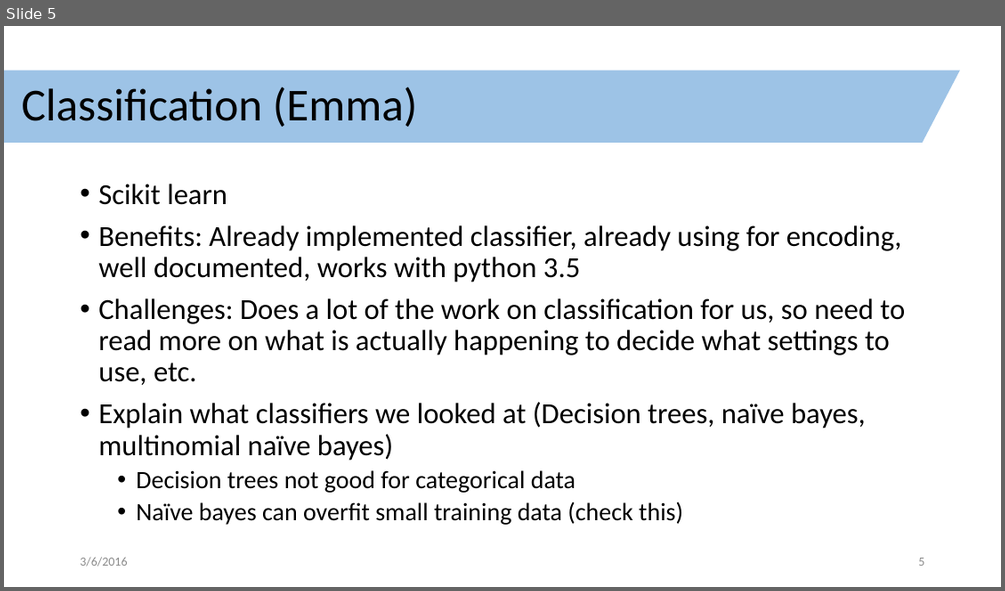
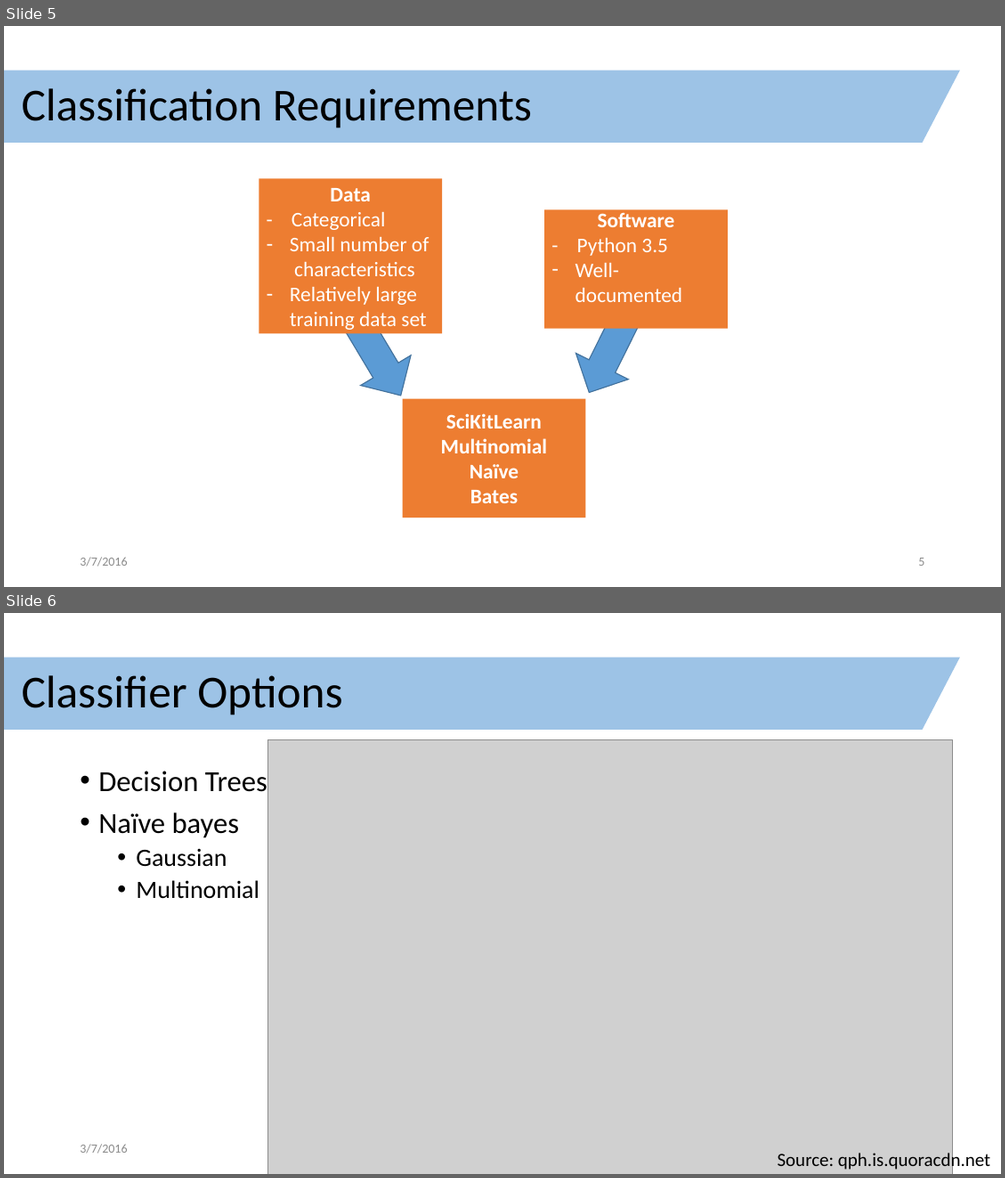
Before and after one commit to clarka34/exploringShipLogbooks, a slide deck: technology_review/technology_review.pptx. Shown one above the other, each under a label of ours: slide 5 before the commit, slides 5 and 6 after it. The pictures are 1005x591 and 1005x1178 pixels, drawn with LibreOffice and Linux fonts; fonts in the diff are those of the drawing; grey boxes stand for pictures. Boxes give left, top, right and bottom in pixels: in the first picture for what was removed or moved away, otherwise in the second. Text is boxed around its words. In the diff, an @@ line names an element or a change of style, - is before the commit and + after.

Commit message:
added draft classification slides

```diff
--- a/technology_review/technology_review.pptx
+++ b/technology_review/technology_review.pptx
@@ slide 6 added at box(4, 613, 1001, 1174), background #FFFFFF; not listed: 1 template element that a slide beside it also shows @@
@@ title added at box(22, 675, 342, 715), 44 pt, text #000000 @@
+Classifier Options
@@ picture added at box(268, 740, 952, 1174) @@
@@ text added at box(98, 771, 267, 899), 28 pt, text #000000 @@
+• Decision Trees
+• Naïve bayes
+  • Gaussian
+  • Multinomial
@@ text added at box(80, 1143, 127, 1153), 12 pt, text #8C8C8C @@
+3/7/2016
@@ text added at box(777, 1150, 990, 1171), 18 pt, text #000000 @@
+Source: qph.is.quoracdn.net
@@ slide 5 changed as well @@
@@ title at box(22, 88, 532, 128): text changed @@
-Classification (Emma)
+Classification Requirements
@@ text removed at box(98, 184, 905, 524) @@
-• Scikit learn
-• Benefits: Already implemented classifier, already using for encoding, well documented, works with python 3.5
-• Challenges: Does a lot of the work on classification for us, so need to read more on what is actually happening to decide what settings to use, etc.
-• Explain what classifiers we looked at (Decision trees, naïve bayes, multinomial naïve bayes)
-  • Decision trees not good for categorical data
-  • Naïve bayes can overfit small training data (check this)
@@ group added at box(259, 178, 728, 518): 3 rectangles, 2 right arrows @@
+Data
+- Categorical
+– Small number of characteristics
+– Relatively large training data set
+Software
+- Python 3.5
+– Well-documented
+SciKitLearn
+Multinomial
+Naïve
+Bates
@@ text at box(80, 556, 127, 566): text changed @@
-3/6/2016
+3/7/2016
```
Also in this commit, not shown: 5 other slides changed, 3 other slides added.
